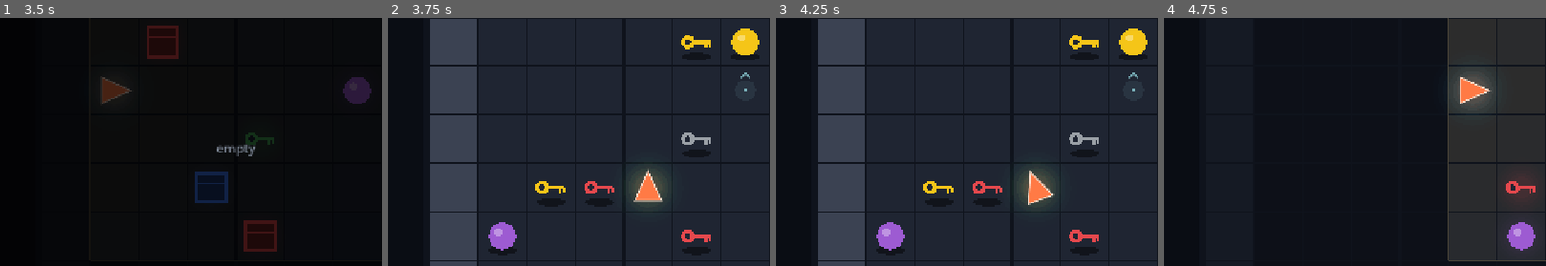
Above: before the commit, frames 1-4 (left to right).
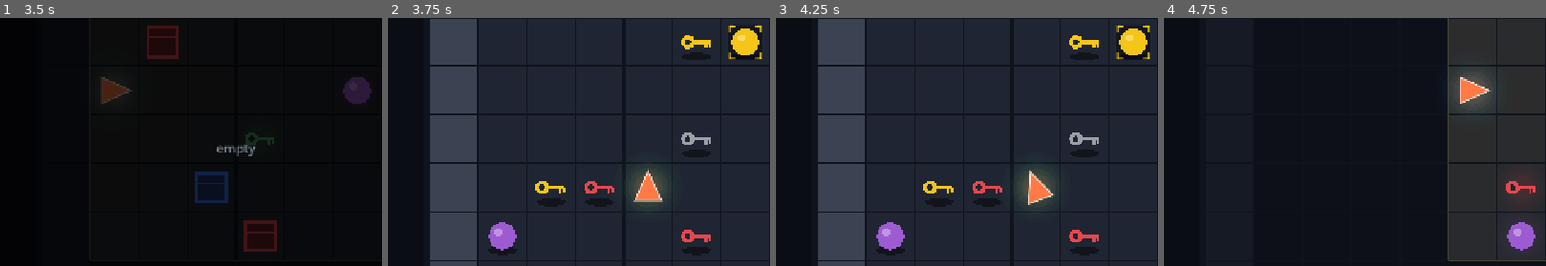
Above: after the commit, the same moments.

Repository: kakasolg/babyai-laya-probe
Game: Godot game, scene res://main.tscn
Two runs of this game, one before a commit and one after it. Both use one fixed random seed, a clock stepped at 60 frames per second and the inputs below.
Inputs:
- Up to frame 1 (3.5 s): click "Autopilot L1" at 0.5 s; click "Autopilot L2" at 1.25 s; click "Autopilot L3" at 2 s; click "Garage" at 2.75 s
- Up to frame 2 (3.75 s): click "Puzzle" at 3.5 s
- Up to frame 3 (4.25 s): no input
- Up to frame 4 (4.75 s): click "Drive" at 4.25 s
The pictures show only the part of the screen within x 19-69%, y 23-73%; the shares and areas given below are measured in that part.

Frame 1 is identical in both runs. In frame 2, 0.2% of the frame differs, in the area x 89-98%, y 3-30%; in frame 3, 0.2%; in frame 4, nothing differs.

Commit message:
drive puzzle: put the goal on a small plate instead of floor chevrons
Three open-source Sokoban games (Sparrowworks, zurkon, csixteen) mark the
goal with a dedicated floor plate and no effect. The target object now sits
on a dark rounded plate smaller than the cell (62 px, 74 px for a box) with
four corner marks in its colour. The approach-cell dots and chevrons are
gone; the success line and check mark stay.

Co-Authored-By: Claude Opus 5.5 <noreply@anthropic.com>
Host: Moka-Windows-Dev

Diff:
--- a/godot/drive/puzzle_game.gd
+++ b/godot/drive/puzzle_game.gd
@@ -282,34 +282,39 @@
 		_draw_moves()
 
 
-## Where to stand for the goal (Perplexity notes, 11-15): the winning move is "be on a free cell next to the target,
-## facing it", so the hint goes on those cells, not on the target. Each free neighbour gets a dot and a chevron
-## pointing at the target, all in one guide colour; the one the car is on is brighter. Nothing pulses.
+## The goal sits on its own small plate (11-15, after reading three open-source Sokoban games: they mark the goal
+## with a dedicated floor plate, no glow or motion). The plate is smaller than the cell so it reads as "this object",
+## not "drive into this cell"; four corner marks in the target's colour stay visible around the object.
 const GUIDE := Color("#9be5ec")
+const PLATE := 62.0          # half of it, 31 px, clears a key or ball
+const PLATE_MARK := 27.0
+const PLATE_BOX := 74.0      # a box is 50 px wide, so its plate is larger
+const PLATE_BOX_MARK := 33.0
 
 
 func _draw_goal() -> void:
-	if phase == "result":
-		if result == "success":
-			_draw_arrival()
-		return
+	if phase == "result" and result == "success":
+		_draw_arrival()
+
+
+func _is_target_px(m: Vector2) -> bool:
 	for t in room["target"]["positions"]:
-		var tc := Vector2i(int(t[0]), int(t[1]))
-		for h in 4:
-			var d: Vector2i = DIR_VEC[h]
-			var ac: Vector2i = tc - d
-			if not Rooms.is_free(room, ac.x, ac.y):
-				continue
-			var p := _px(Vector2(ac))
-			var on := ac == pos
-			var a := 0.95 if on else 0.7
-			var dv := Vector2(d)
-			var side := Vector2(-dv.y, dv.x)
-			draw_circle(p, 18.0, Color(GUIDE, 0.16 if on else 0.08))
-			draw_circle(p, 3.0, Color(GUIDE, a))
-			var tip := p + dv * 30.0
-			draw_polyline(PackedVector2Array([tip - dv * 8.0 + side * 8.0, tip, tip - dv * 8.0 - side * 8.0]),
-				Color(GUIDE, a), 3.0, true)
+		if _px(Vector2(int(t[0]), int(t[1]))).distance_to(m) < 1.0:
+			return true
+	return false
+
+
+func _draw_plate(m: Vector2, col: Color, kind: String) -> void:
+	var size := PLATE_BOX if kind == "box" else PLATE
+	var mark := PLATE_BOX_MARK if kind == "box" else PLATE_MARK
+	var r := Rect2(m - Vector2(size, size) * 0.5, Vector2(size, size))
+	_round(r, Color("#121722"), Color("#2a3242"), 9)
+	var ink := Color(col, 0.95)
+	for sx in [-1.0, 1.0]:
+		for sy in [-1.0, 1.0]:
+			var c := m + Vector2(sx, sy) * mark
+			draw_line(c, c - Vector2(sx * 9, 0), ink, 3.0, true)
+			draw_line(c, c - Vector2(0, sy * 9), ink, 3.0, true)
 
 
 ## Arrival: a short line from the car to the target, then a check mark on the target's top-right corner.
@@ -326,9 +331,11 @@
 		Color("#0a0d14", ca), 3.0, true)
 
 
-## Board objects without the base glow (only the goal guide speaks), with a small contact shadow so they sit on the floor.
+## Board objects without the base glow (only the goal plate speaks), with a small contact shadow so they sit on the floor.
 func _draw_object(kind: String, col: Color, m: Vector2, cell: float) -> void:
 	if cell == CELL:
+		if _is_target_px(m):
+			_draw_plate(m, col, kind)
 		var sh := PackedVector2Array()
 		for i in 20:
 			var u := TAU * i / 20.0
